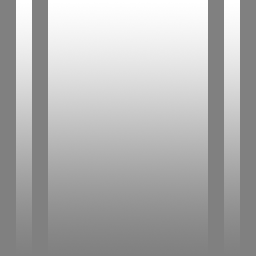
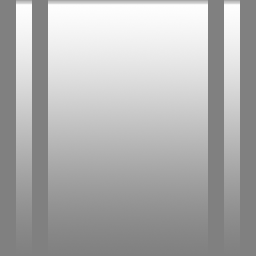
Before/after of a 256px x 256px layered artwork. What changed in the layer stack:
painted on "Layer 1" over [16, 0, 240, 5]
